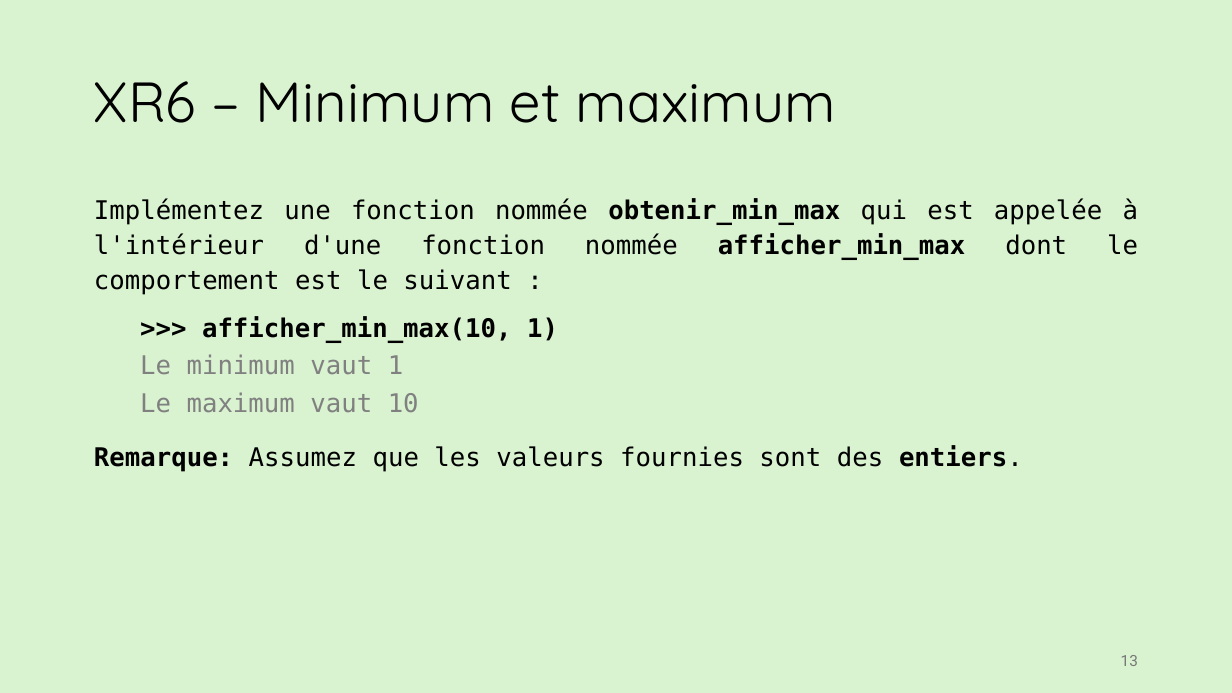
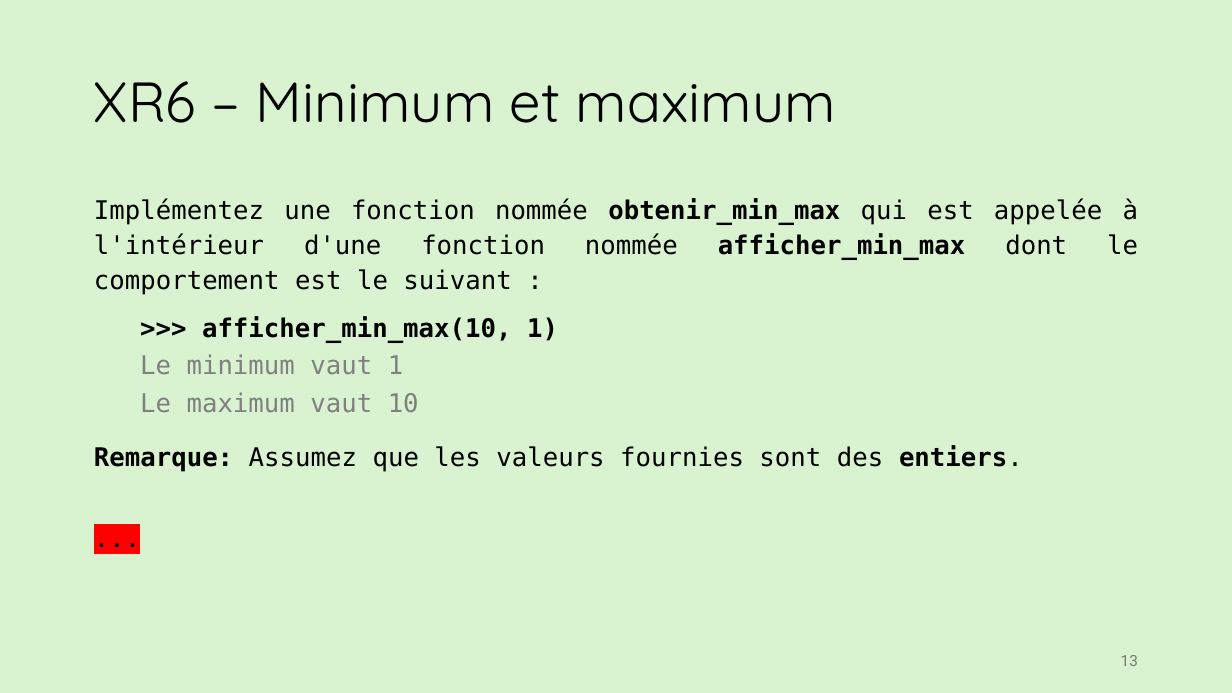
Before and after one commit to iannickgagnon/sagedays_iannick_2026, a slide deck: slide 13 of python_1/presentation_python_1.pptx. Drawn at 1232x693 pixels with LibreOffice and Linux fonts; fonts in the diff are those of the drawing. Boxes give left, top, right and bottom in pixels: in the first picture for what was removed or moved away, otherwise in the second. Text is boxed around its words. In the diff, an @@ line names an element or a change of style, - is before the commit and + after.

```diff
--- a/python_1/presentation_python_1.pptx
+++ b/python_1/presentation_python_1.pptx
@@ text at (94, 198, 1138, 472): paragraph added @@
+...
```
Also in this commit, not shown: 2 other slides changed, 6 slides added, 2 slides removed.
